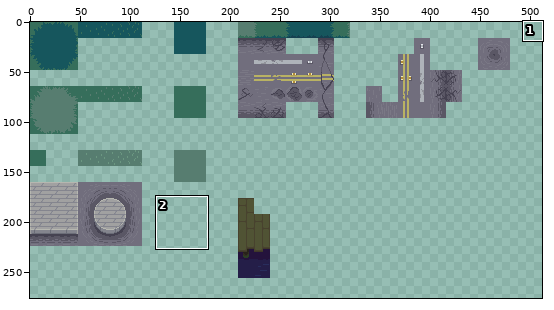
Two states of a sprite sheet, Rooms/Area6/Assets/bg_poppyhart_01.png. The first picture is a wide view before the edit; the outline marks the close-up.
Close-up. Old version:
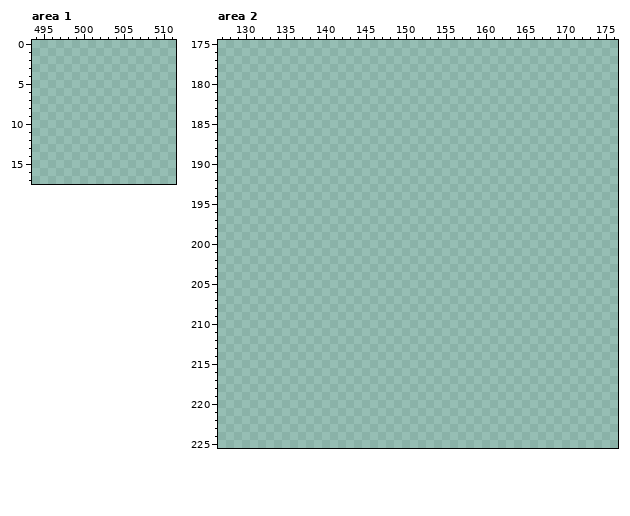
The file is 512x512 pixels. Colours within 5 levels of each other are drawn and written as one. Shown: area 1: x 494..511, y 0..17; area 2: x 127..176, y 175..225. The wide view leaves out empty margins. The commit also changed other parts of the picture, which this record leaves out.
The result:
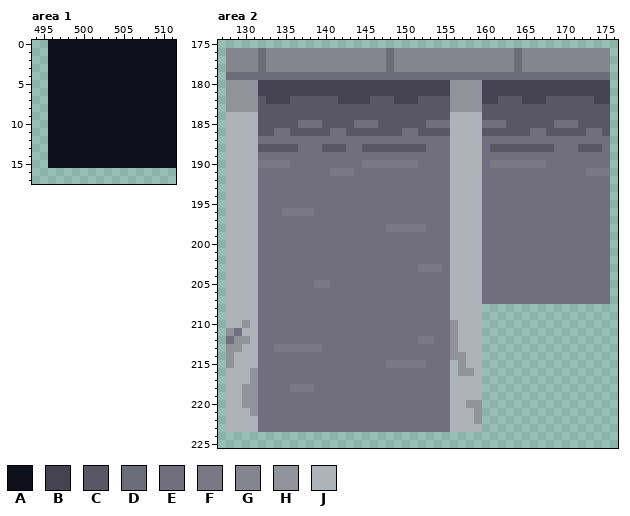
Palette (. is transparent): A #0e111c  B #454251  C #5a5765  D #6b6d78  E #716e7d  F #7a7885  G #84858e  H #91939a  J #aeb3b9
Difference:
Changed rows in their new state; - is an unchanged pixel.
Area 1:
first column x 496:
 0 AAAAAAAAAAAAAAAA
 1 AAAAAAAAAAAAAAAA
 2 AAAAAAAAAAAAAAAA
 3 AAAAAAAAAAAAAAAA
 4 AAAAAAAAAAAAAAAA
 5 AAAAAAAAAAAAAAAA
 6 AAAAAAAAAAAAAAAA
 7 AAAAAAAAAAAAAAAA
 8 AAAAAAAAAAAAAAAA
 9 AAAAAAAAAAAAAAAA
10 AAAAAAAAAAAAAAAA
11 AAAAAAAAAAAAAAAA
12 AAAAAAAAAAAAAAAA
13 AAAAAAAAAAAAAAAA
14 AAAAAAAAAAAAAAAA
15 AAAAAAAAAAAAAAAA
Area 2:
first column x 128:
176 GGGGDGGGGGGGGGGGGGGGDGGGGGGGGGGGGGGGDGGGGGGGGGGG
177 GGGGDGGGGGGGGGGGGGGGDGGGGGGGGGGGGGGGDGGGGGGGGGGG
178 GGGGDGGGGGGGGGGGGGGGDGGGGGGGGGGGGGGGDGGGGGGGGGGG
179 DDDDDDDDDDDDDDDDDDDDDDDDDDDDDDDDDDDDDDDDDDDDDDDD
180 HHHHBBBBBBBBBBBBBBBBBBBBBBBBHHHHBBBBBBBBBBBBBBBB
181 HHHHBBBBBBBBBBBBBBBBBBBBBBBBHHHHBBBBBBBBBBBBBBBB
182 HHHHCBBBCCCCCCBBBBCCCBBBCCCCHHHHBBCCCBBBCCCCCCBB
183 HHHHCCCCCCCCCCCCCCCCCCCCCCCCHHHHCCCCCCCCCCCCCCCC
184 JJJJCCCCCCCCCCCCCCCCCCCCCCCCJJJJCCCCCCCCCCCCCCCC
185 JJJJCCCCCEEECCCCEEECCCCCCEEEJJJJEEECCCCCCEEECCCC
186 JJJJCCEECCCCCEECCCCCCCEECCCCJJJJCCCCCCEECCCCCEEC
187 JJJJEEEEEEEEEEEEEEEEEEEEEEEEJJJJEEEEEEEEEEEEEEEE
188 JJJJCCCCCEEECCCEECCCCCCCCEEEJJJJECCCCCCCCEEECCCE
189 JJJJEEEEEEEEEEEEEEEEEEEEEEEEJJJJEEEEEEEEEEEEEEEE
190 JJJJFFFFEEEEEEEEEFFFFFFFEEEEJJJJEFFFFFFFEEEEEEEE
191 JJJJEEEEEEEEEFFFEEEEEEEEEEEEJJJJEEEEEEEEEEEEEFFF
192 JJJJEEEEEEEEEEEEEEEEEEEEEEEEJJJJEEEEEEEEEEEEEEEE
193 JJJJEEEEEEEEEEEEEEEEEEEEEEEEJJJJEEEEEEEEEEEEEEEE
194 JJJJEEEEEEEEEEEEEEEEEEEEEEEEJJJJEEEEEEEEEEEEEEEE
195 JJJJEEEEEEEEEEEEEEEEEEEEEEEEJJJJEEEEEEEEEEEEEEEE
196 JJJJEEEFFFFEEEEEEEEEEEEEEEEEJJJJEEEEEEEEEEEEEEEE
197 JJJJEEEEEEEEEEEEEEEEEEEEEEEEJJJJEEEEEEEEEEEEEEEE
198 JJJJEEEEEEEEEEEEEEEEFFFFFEEEJJJJEEEEEEEEEEEEEEEE
199 JJJJEEEEEEEEEEEEEEEEEEEEEEEEJJJJEEEEEEEEEEEEEEEE
200 JJJJEEEEEEEEEEEEEEEEEEEEEEEEJJJJEEEEEEEEEEEEEEEE
201 JJJJEEEEEEEEEEEEEEEEEEEEEEEEJJJJEEEEEEEEEEEEEEEE
202 JJJJEEEEEEEEEEEEEEEEEEEEEEEEJJJJEEEEEEEEEEEEEEEE
203 JJJJEEEEEEEEEEEEEEEEEEEEFFFEJJJJEEEEEEEEEEEEEEEE
204 JJJJEEEEEEEEEEEEEEEEEEEEEEEEJJJJEEEEEEEEEEEEEEEE
205 JJJJEEEEEEEFFEEEEEEEEEEEEEEEJJJJEEEEEEEEEEEEEEEE
206 JJJJEEEEEEEEEEEEEEEEEEEEEEEEJJJJEEEEEEEEEEEEEEEE
207 JJJJEEEEEEEEEEEEEEEEEEEEEEEEJJJJEEEEEEEEEEEEEEEE
208 JJJJEEEEEEEEEEEEEEEEEEEEEEEEJJJJ----------------
209 JJJJEEEEEEEEEEEEEEEEEEEEEEEEJJJJ----------------
210 JJHJEEEEEEEEEEEEEEEEEEEEEEEEHJJJ----------------
211 HEJJEEEEEEEEEEEEEEEEEEEEEEEEHJJJ----------------
212 EHHJEEEEEEEEEEEEEEEEEEEEFFEEHJJJ----------------
213 HHJJEEFFFFFFEEEEEEEEEEEEEEEEHJJJ----------------
214 HJJJEEEEEEEEEEEEEEEEEEEEEEEEHHJJ----------------
215 HJJJEEEEEEEEEEEEEEEEFFFFFEEEJHJJ----------------
216 JJJHEEEEEEEEEEEEEEEEEEEEEEEEJHHJ----------------
217 JJJHEEEEEEEEEEEEEEEEEEEEEEEEJJJJ----------------
218 JJHHEEEEFFFEEEEEEEEEEEEEEEEEJJJJ----------------
219 JJHHEEEEEEEEEEEEEEEEEEEEEEEEJJJJ----------------
220 JJHHEEEEEEEEEEEEEEEEEEEEEEEEJJHH----------------
221 JJJHEEEEEEEEEEEEEEEEEEEEEEEEJJJH----------------
222 JJJJEEEEEEEEEEEEEEEEEEEEEEEEJJJH----------------
223 JJJJEEEEEEEEEEEEEEEEEEEEEEEEJJJJ----------------
Changed places in both close-ups, as pixel boxes (x1, y1, x2, y2):
added: (48, 40, 176, 168)
added: (226, 48, 610, 432)
